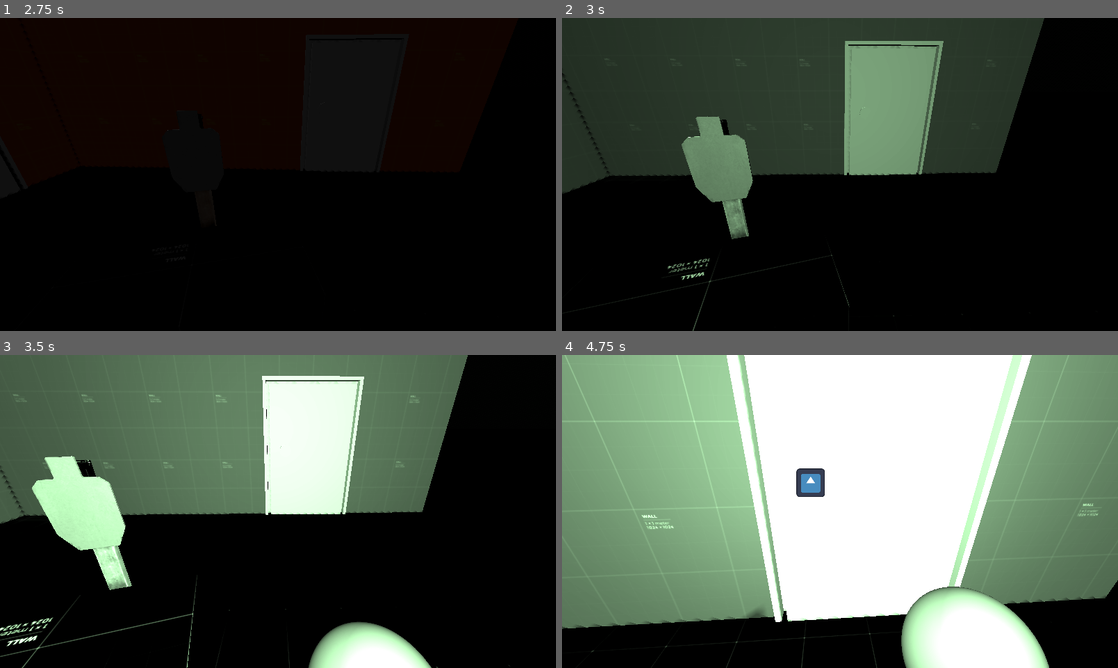
Above: before the commit, frames 1-4 (two rows, left to right).
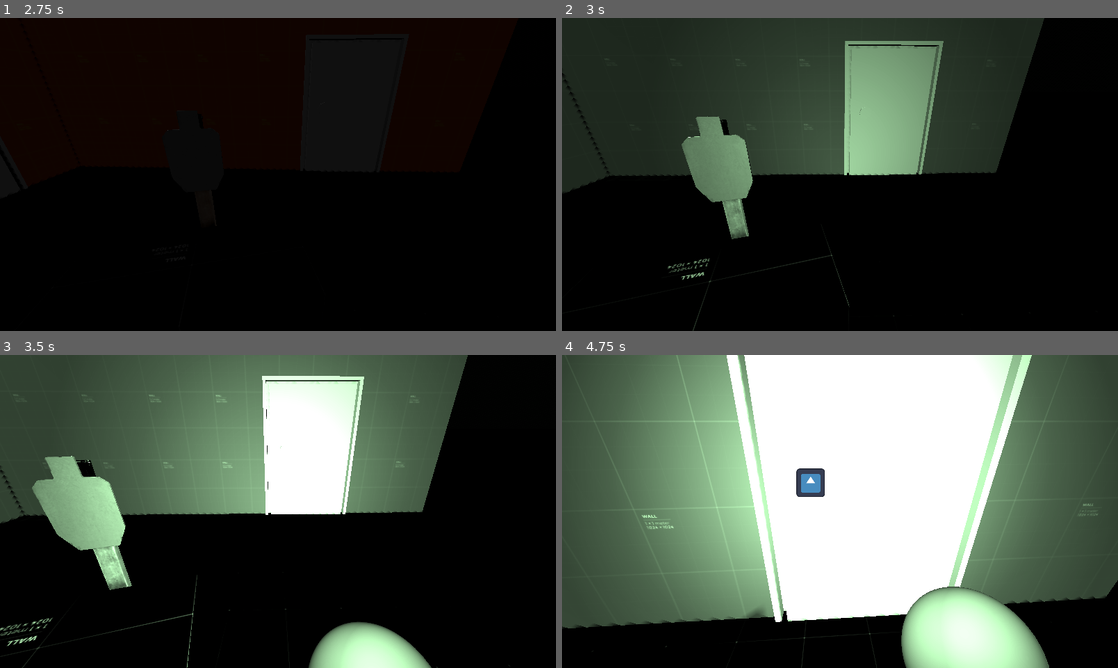
Above: after the commit, the same moments.

Repository: Ieida/Tactical-FPS-Godot
Game: Godot game, scene res://main_menu/main_menu.tscn
Same seed, same stepped clock (60 frames per second), same inputs: the game is played once before the commit and once after it. The engine's default icon, where the game draws it, is replaced by a stand-in: a white triangle on a blue panel in a dark square.
Inputs (mouse positions are in pixels of both pictures, inside the frame that each line leads up to):
- Up to frame 1 (2.75 s): click "PLAY TEST" at 0.5 s; tap Enter at 1.25 s; move the mouse to (305, 174) at 1.27 s; hold W (move_forward) from 1.28 s (still down); right-click (305, 174) at 1.35 s; move the mouse to (250, 174) at 2.02 s; tap 3 (grenade) at 2.1 s
- Up to frame 2 (3 s): keep holding W (move_forward); tap Space at 2.75 s; move the mouse to (851, 168) at 2.77 s; tap N (night_vision) at 2.85 s
- Up to frame 3 (3.5 s): keep holding W (move_forward)
- Up to frame 4 (4.75 s): keep holding W (move_forward); move the mouse to (834, 517) at 3.52 s; tap 1 (primary) at 3.6 s; move the mouse to (878, 514) at 4.27 s; tap T (rack_slide) at 4.35 s

Frame 1 is identical in both runs. In frame 2, 2.5% of the frame differs, in the area x 19-62%, y 26-100%; in frame 3, 18%; in frame 4, 42%, in the area x 0-100%, y 0-100%.

Commit message:
further night vision improvements

Diff:
--- a/player/player.tscn
+++ b/player/player.tscn
@@ -755,9 +755,11 @@
 body = NodePath("../..")
 sensitivity = ExtResource("4_7jfg2")
 
-[node name="NightVisionLight" type="OmniLight3D" parent="CharacterBody3D/Node3D/PlayerCamera"]
-light_energy = 0.02
-omni_range = 15.0
+[node name="NightVisionLight" type="SpotLight3D" parent="CharacterBody3D/Node3D/PlayerCamera"]
+light_energy = 0.05
+spot_range = 10.0
+spot_angle = 60.0
+spot_angle_attenuation = 2.37841
 
 [node name="Weapons" type="Node3D" parent="CharacterBody3D/Node3D/PlayerCamera"]
 
